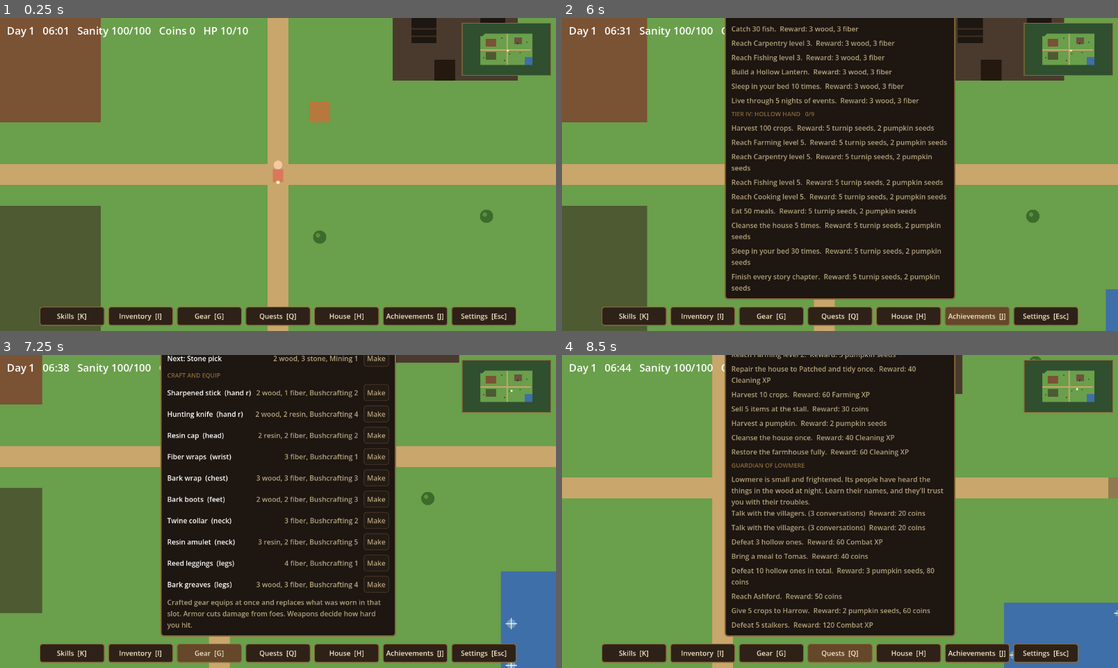
Above: before the commit, frames 1-4 (two rows, left to right).
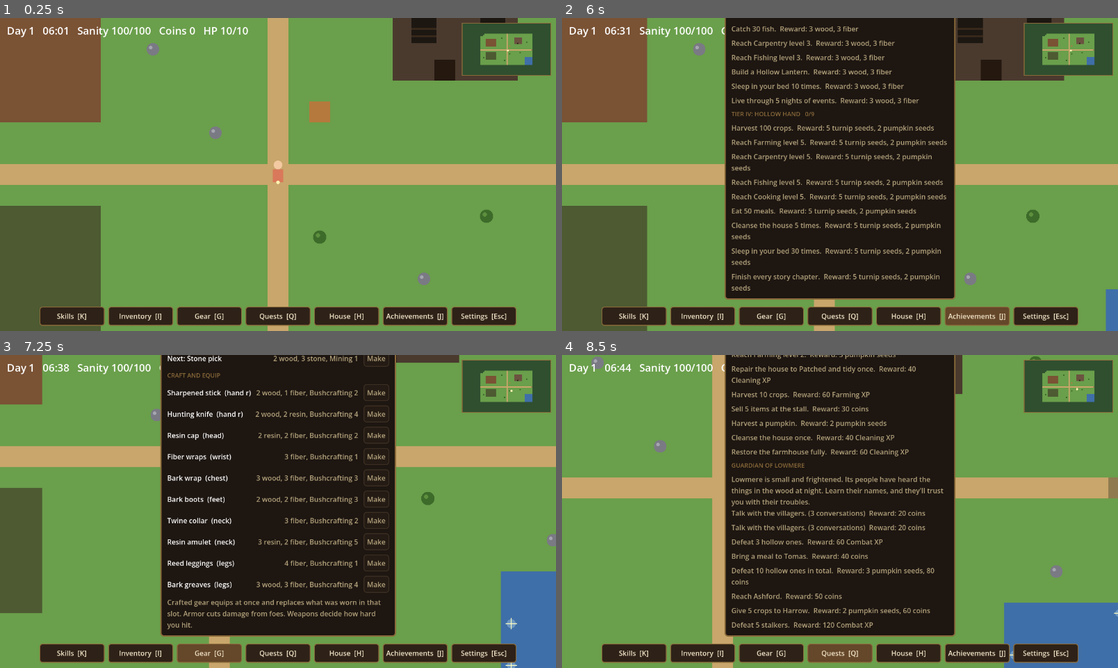
Above: after the commit, the same moments.

Repository: joshj1108/CrowCreekHollow
Game: Godot game, scene res://scenes/main.tscn
The game is run twice, just before and just after one commit, with the same random seed, the same clock (stepped at 60 frames per second) and the same inputs.
Inputs (mouse positions are in pixels of both pictures, inside the frame that each line leads up to):
- Up to frame 1 (0.25 s): no input
- Up to frame 2 (6 s): click "Skills [K]" at 0.5 s; click "Inventory [I]" at 1.25 s; click "Gear [G]" at 2 s; click "Quests [Q]" at 2.75 s; click "House [H]" at 3.5 s; click "Achievements [J]" at 4.25 s; click "Settings [Esc]" at 5 s; tap Enter at 5.75 s; move the mouse to (962, 158) at 5.77 s; hold D (move_right) from 5.78 s (still down); tap J (achievements) at 5.85 s; click (962, 158) at 5.92 s
- Up to frame 3 (7.25 s): move the mouse to (166, 527) at 6.52 s; release D (move_right) at 6.53 s; hold S (move_down) from 6.53 s (still down); tap G (gear) at 6.6 s
- Up to frame 4 (8.5 s): move the mouse to (895, 442) at 7.27 s; release S (move_down) at 7.28 s; hold D (move_right) 7.28-8.03 s; tap H (house) at 7.35 s; tap Space (use) at 8 s; move the mouse to (812, 574) at 8.02 s; hold W (move_up) from 8.03 s (still down); tap Q (quests) at 8.1 s; click (812, 574) at 8.17 s

The runs differ from the first frame. In frame 1, 0.2% of the frame differs, in the area x 26-78%, y 8-86%; in frame 2, 0.1%; in frame 3, 0.1%; in frame 4, 0.2%.

Commit message:
Add Mining on farm rocks with stone and a copper ore chance
Rocks come back each morning. Breaking one by hand gives stone for the
first pick. A pick gives more stone, and from Mining 2 a small chance of
copper ore.

Co-Authored-By: Claude Haiku 5.5 <noreply@anthropic.com>
Claude-Session: https://claude.ai/code/session_016EvHBYyFANDWxunM27u84C

Diff:
--- a/scripts/main.gd
+++ b/scripts/main.gd
@@ -47,6 +47,11 @@
 # A small grove of trees on the farm. Each one is felled once a day, like brush.
 const GROVE_SPOTS := [Vector2i(0, 0), Vector2i(1, 0), Vector2i(2, 0), Vector2i(0, 1), Vector2i(1, 1)]
 const XP_FELL := 20
+# Rocks on the farm. Breaking one gives stone. A pick gives more, and from Mining 2 a small chance of copper ore.
+const ROCK_SPOTS := [Vector2i(14, 6), Vector2i(17, 10), Vector2i(27, 17), Vector2i(36, 16), Vector2i(8, 22)]
+const XP_MINE := 12
+const ORE_CHANCE := 0.15
+const ORE_MINING_LEVEL := 2
 # Tool tiers. A hatchet fells trees. Hardwood needs a copper hatchet or better.
 const TOOL_TIERS := {
 	"hatchet": [
@@ -427,11 +432,12 @@
 var inventory := {"seeds": STARTING_SEEDS, "pumpkin_seeds": 0, "crops": 0, "fish": 0, "meals": 0, "smoked": 0, "dried": 0, "canned": 0, "fermented": 0}
 var materials := {"wood": 0, "fiber": 0, "resin": 0, "hardwood": 0, "stone": 0, "copper_ore": 0, "iron_ore": 0, "copper_bar": 0, "iron_bar": 0}
 var tool_tier := {"hatchet": 0, "pick": 0}     # 0 = none; higher tiers come from TOOL_TIERS
-var grove_felled := {}                          # world tile -> true for trees cut today
+var grove_felled := {}
+var rocks := {}                                  # world tile -> true for unbroken rocks                          # world tile -> true for trees cut today
 var stats := {"planted": 0, "harvested": 0, "gathered": 0, "slept": 0, "tidied": 0,
 	"fished": 0, "caught": 0, "mended": 0, "cleansed": 0, "cooked": 0, "eaten": 0,
 	"pumpkins": 0, "collapses": 0, "events": 0, "sold": 0, "spoiled": 0,
-	"talks": 0, "defeated": 0, "delivered": 0, "stalkers": 0, "visited": 0, "crops_given": 0, "preserved": 0, "felled": 0}
+	"talks": 0, "defeated": 0, "delivered": 0, "stalkers": 0, "visited": 0, "crops_given": 0, "preserved": 0, "felled": 0, "mined": 0}
 var achievements_done := {}     # achievement id -> true
 var quests_done := {}               # quest id -> true
 var selected_seed := "turnip"
@@ -590,6 +596,10 @@
 		var size := PX * (0.2 + 0.2 * stage)
 		draw_rect(Rect2(center - Vector2.ONE * size * 0.5, Vector2.ONE * size), Color(colors[stage]))
 
+	for pos in rocks:
+		var rc := _tile_center(pos.x, pos.y)
+		draw_circle(rc, PX * 0.3, Color("7a7a84"))
+		draw_circle(rc + Vector2(-5, -4), PX * 0.08, Color("a6a6b0"))
 	for pos in brush:
 		var center := _tile_center(pos.x, pos.y)
 		draw_circle(center, PX * 0.32, BUSH_COLOR)
@@ -756,6 +766,7 @@
 			brush[_world_tile(spot.x, spot.y)] = true
 	grove_felled.clear()
 	_apply_grove()
+	_fill_rocks()
 	queue_redraw()
 
 
@@ -1329,6 +1340,9 @@
 		_start_fishing(tile)
 		return
 
+	if rocks.has(tile):
+		_mine(tile)
+		return
 	if brush.has(tile):
 		_gather(tile)
 		return
@@ -2060,6 +2074,36 @@
 	_show_message("You make a %s. +10 %s XP" % [tier["name"], tier["skill"]])
 
 
+# --- Mining --------------------------------------------------------------------
+
+func _fill_rocks() -> void:
+	rocks.clear()
+	for spot in ROCK_SPOTS:
+		rocks[_world_tile(spot.x, spot.y)] = true
+
+
+func _mine(tile: Vector2i) -> void:
+	rocks.erase(tile)
+	var pick := int(tool_tier["pick"])
+	var amount := 2 if pick >= 1 else 1
+	materials["stone"] += amount
+	var found := "%d stone" % amount
+	if pick >= 1 and _level("Mining") >= ORE_MINING_LEVEL and randf() < ORE_CHANCE:
+		materials["copper_ore"] += 1
+		found += " and copper ore"
+	stats["mined"] += 1
+	_grant_xp("Mining", XP_MINE)
+	_show_message("You break the rock. +%s. +%d Mining XP" % [found, XP_MINE])
+	queue_redraw()
+
+
+func _tiles_to_array(tiles: Dictionary) -> Array:
+	var arr: Array = []
+	for tile in tiles.keys():
+		arr.append([tile.x, tile.y])
+	return arr
+
+
 # --- Slot grids for the pack, seed pouch, and equipment ---------------------
 
 func _pack_cells() -> Array:
@@ -2859,6 +2903,7 @@
 		"crops": _crops_to_array(),
 		"brush": _brush_to_array(),
 		"felled": _felled_to_array(),
+		"rocks": _tiles_to_array(rocks),
 		"tool_tier": tool_tier,
 	}
 	var file := FileAccess.open(SAVE_PATH, FileAccess.WRITE)
@@ -2929,6 +2974,12 @@
 		grove_felled[Vector2i(int(g[0]), int(g[1]))] = true
 	_apply_grove()
 	_merge_ints(tool_tier, data.get("tool_tier"))
+	if data.has("rocks"):
+		rocks.clear()
+		for r in data["rocks"]:
+			rocks[Vector2i(int(r[0]), int(r[1]))] = true
+	else:
+		_fill_rocks()
 	return true
 
 
Not shown, changed: DESIGN.md
